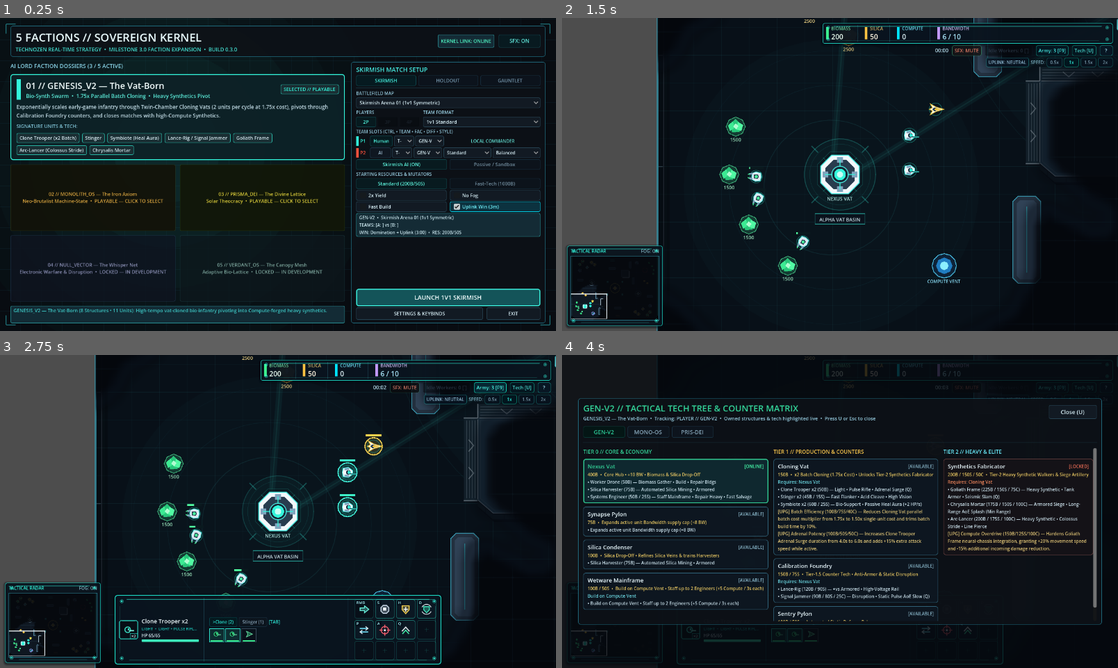
Above: before the commit, frames 1-4 (two rows, left to right).
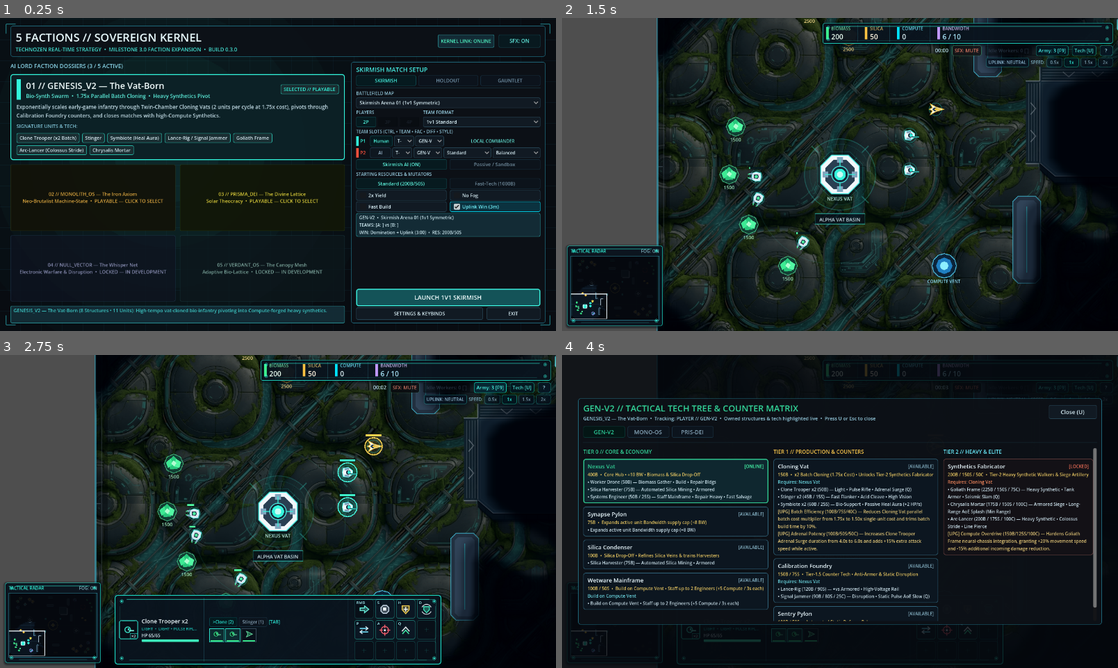
Above: after the commit, the same moments.

Repository: Sordot/5-factions
Game: Godot game, scene res://scenes/ui/main_menu.tscn
Same seed, same stepped clock (60 frames per second), same inputs: the game is played once before the commit and once after it.
Inputs:
- Up to frame 1 (0.25 s): no input
- Up to frame 2 (1.5 s): click "LAUNCH 1V1 SKIRMISH" at 0.5 s; click "SFX: ON" at 1.25 s
- Up to frame 3 (2.75 s): click "Army: 3 [F9]" at 2 s
- Up to frame 4 (4 s): click "Tech [U]" at 2.75 s; click "?" at 3.5 s

The runs differ from the first frame. In frame 2, 17% of the frame differs, in the area x 17-100%, y 0-100%; in frame 3, 13%; in frame 4, less than 0.1%.

Commit message:
5.0

Diff:
--- a/assets/shaders/fog_of_war.gdshader
+++ b/assets/shaders/fog_of_war.gdshader
@@ -4,9 +4,6 @@
 uniform vec2 arena_size = vec2(2600.0, 1900.0);
 uniform vec4 color_unexplored : source_color = vec4(0.015, 0.025, 0.045, 0.93);
 uniform vec4 color_explored : source_color = vec4(0.025, 0.045, 0.080, 0.48);
-uniform float grid_spacing_px = 96.0;
-uniform float grid_alpha = 0.055;
-uniform vec3 grid_tint : source_color = vec3(0.32, 0.72, 0.88);
 
 void fragment() {
 	vec2 texel = 1.0 / max(grid_size, vec2(1.0));
@@ -32,19 +29,5 @@
 	vec4 base_fog = mix(color_unexplored, color_explored, explored_t);
 	base_fog = mix(base_fog, vec4(0.0, 0.0, 0.0, 0.0), visible_t);
 
-	// Subtle Technozen tactical scan-grid restricted strictly to UNEXPLORED shroud.
-	float unexplored_mask = 1.0 - smoothstep(0.05, 0.36, smoothed.g);
-	if (unexplored_mask > 0.001) {
-		vec2 world_px = uv_c * arena_size;
-		vec2 cell_mod = mod(world_px, vec2(grid_spacing_px));
-		vec2 dist_to_line = min(cell_mod, vec2(grid_spacing_px) - cell_mod);
-		float line_x = 1.0 - smoothstep(0.5, 1.8, dist_to_line.x);
-		float line_y = 1.0 - smoothstep(0.5, 1.8, dist_to_line.y);
-		float grid_line = max(line_x, line_y);
-		float cross_dot = (1.0 - smoothstep(1.2, 3.2, length(dist_to_line))) * 0.65;
-		float pattern = clamp(grid_line * 0.65 + cross_dot, 0.0, 1.0) * unexplored_mask;
-		base_fog.rgb += grid_tint * (pattern * grid_alpha);
-	}
-
 	COLOR = base_fog;
 }
--- /dev/null
+++ b/assets/shaders/vat_basin_floor.gdshader
@@ -0,0 +1,81 @@
+shader_type canvas_item;
+
+// Seamless tiled floor shader for the Vat Basin (GENESIS_V2) biome.
+// Blends tiled samples with subtle world-space macro tonal & moss modulation
+// so repeated conduits and panels never read as an obvious grid across large arenas,
+// while staying strictly below HDR bloom threshold (1.0) for crisp unit readability.
+
+uniform sampler2D floor_tex : source_color, filter_linear_mipmap, repeat_enable;
+uniform vec2 arena_origin = vec2(-1300.0, -950.0);
+uniform vec2 arena_size = vec2(2600.0, 1900.0);
+uniform float tile_world_size = 512.0;
+
+uniform float brightness_scale = 0.42;
+uniform float contrast_gain = 0.92;
+uniform float saturation_scale = 0.78;
+uniform float macro_variation = 0.075;
+uniform vec3 shadow_tint : source_color = vec3(0.032, 0.068, 0.098);
+uniform vec3 moss_tint : source_color = vec3(0.055, 0.145, 0.095);
+uniform vec3 coolant_tint : source_color = vec3(0.065, 0.245, 0.275);
+
+float hash21(vec2 p) {
+	p = fract(p * vec2(123.34, 456.21));
+	p += dot(p, p + 45.32);
+	return fract(p.x * p.y);
+}
+
+float value_noise(vec2 p) {
+	vec2 i = floor(p);
+	vec2 f = fract(p);
+	vec2 u = f * f * (3.0 - 2.0 * f);
+	float a = hash21(i);
+	float b = hash21(i + vec2(1.0, 0.0));
+	float c = hash21(i + vec2(0.0, 1.0));
+	float d = hash21(i + vec2(1.0, 1.0));
+	return mix(mix(a, b, u.x), mix(c, d, u.x), u.y);
+}
+
+float fbm2(vec2 p) {
+	float v = value_noise(p) * 0.65;
+	v += value_noise(p * 2.03 + vec2(17.1, 31.7)) * 0.35;
+	return v;
+}
+
+void fragment() {
+	vec2 world_pos = arena_origin + UV * arena_size;
+	float inv_tile = 1.0 / max(tile_world_size, 64.0);
+	vec2 tile_uv = world_pos * inv_tile;
+
+	// Primary crisp tiled sample (repeat_enable prevents edge clamping).
+	vec3 tex_col = texture(floor_tex, tile_uv).rgb;
+
+	// Low-frequency world-space macro noise for organic anti-repetition modulation.
+	float n_macro = fbm2(world_pos * 0.00135 + vec2(3.1, 7.4));
+	float n_moss = fbm2(world_pos * 0.00215 + vec2(19.7, 11.3));
+	float n_detail = value_noise(world_pos * 0.0048 + vec2(5.2, 23.8));
+
+	// Subtle secondary rotated mip-softened sample blended lightly only for organic tonal break-up.
+	vec2 rot_uv = vec2(-world_pos.y, world_pos.x) * (inv_tile * 0.73) + vec2(0.37, 0.61);
+	vec3 soft_var = textureLod(floor_tex, rot_uv, 2.5).rgb;
+	tex_col = mix(tex_col, soft_var, 0.08 * smoothstep(0.35, 0.85, n_moss));
+
+	// Detect moss (green-dominant) and aqua coolant conduits (cyan/blue-dominant) to grade cleanly.
+	float lum = dot(tex_col, vec3(0.299, 0.587, 0.114));
+	float moss_mask = clamp((tex_col.g - max(tex_col.r, tex_col.b) * 0.92) * 3.2, 0.0, 1.0);
+	float coolant_mask = clamp((min(tex_col.g, tex_col.b) - tex_col.r * 1.15) * 3.0, 0.0, 1.0);
+
+	// Controlled saturation & contrast grading for strong RTS figure-ground separation.
+	vec3 graded = mix(vec3(lum), tex_col, saturation_scale);
+	graded = (graded - 0.5) * contrast_gain + 0.5;
+	graded = max(graded, vec3(0.0));
+	graded = mix(shadow_tint, graded, 0.86) * brightness_scale;
+
+	// Apply smooth ~6-8% world-space tonal and moss/coolant warmth drift.
+	float tone_shift = 1.0 + ((n_macro - 0.5) * 2.0 * macro_variation) + ((n_detail - 0.5) * 0.035);
+	graded *= tone_shift;
+	graded = mix(graded, graded + moss_tint * 0.22, moss_mask * smoothstep(0.38, 0.78, n_moss));
+	graded = mix(graded, graded + coolant_tint * 0.24, coolant_mask * (0.45 + 0.55 * n_macro));
+
+	// Keep output strictly in dark SDR range (< 0.72) so terrain never triggers HDR bloom.
+	COLOR = vec4(clamp(graded, vec3(0.012, 0.024, 0.036), vec3(0.68)), 1.0);
+}
--- a/project.godot
+++ b/project.godot
@@ -257,3 +257,4 @@
 [rendering]
 
 rendering_device/driver.windows="d3d12"
+viewport/hdr_2d=true
--- a/scenes/maps/skirmish_arena_01.tscn
+++ b/scenes/maps/skirmish_arena_01.tscn
@@ -44,7 +44,21 @@
 parsed_geometry_type = 1
 agent_radius = 24.0
 
+[sub_resource type="Environment" id="Environment_hdr_bloom"]
+background_mode = 3
+background_canvas_max_layer = 0
+glow_enabled = true
+glow_intensity = 0.32
+glow_strength = 0.88
+glow_bloom = 0.12
+glow_blend_mode = 1
+glow_hdr_threshold = 1.12
+glow_hdr_scale = 1.6
+
 [node name="SkirmishArena01" type="Node2D"]
+
+[node name="WorldEnvironment" type="WorldEnvironment" parent="."]
+environment = SubResource("Environment_hdr_bloom")
 
 [node name="EconomyManager" type="Node" parent="."]
 script = ExtResource("10_econ_mgr")
--- a/scenes/maps/skirmish_arena_02.tscn
+++ b/scenes/maps/skirmish_arena_02.tscn
@@ -45,7 +45,21 @@
 parsed_geometry_type = 1
 agent_radius = 24.0
 
+[sub_resource type="Environment" id="Environment_hdr_bloom"]
+background_mode = 3
+background_canvas_max_layer = 0
+glow_enabled = true
+glow_intensity = 0.32
+glow_strength = 0.88
+glow_bloom = 0.12
+glow_blend_mode = 1
+glow_hdr_threshold = 1.12
+glow_hdr_scale = 1.6
+
 [node name="SkirmishArena02" type="Node2D"]
+
+[node name="WorldEnvironment" type="WorldEnvironment" parent="."]
+environment = SubResource("Environment_hdr_bloom")
 
 [node name="EconomyManager" type="Node" parent="."]
 script = ExtResource("10_econ_mgr")
--- a/scenes/maps/skirmish_arena_03.tscn
+++ b/scenes/maps/skirmish_arena_03.tscn
@@ -45,7 +45,21 @@
 parsed_geometry_type = 1
 agent_radius = 24.0
 
+[sub_resource type="Environment" id="Environment_hdr_bloom"]
+background_mode = 3
+background_canvas_max_layer = 0
+glow_enabled = true
+glow_intensity = 0.32
+glow_strength = 0.88
+glow_bloom = 0.12
+glow_blend_mode = 1
+glow_hdr_threshold = 1.12
+glow_hdr_scale = 1.6
+
 [node name="SkirmishArena03" type="Node2D"]
+
+[node name="WorldEnvironment" type="WorldEnvironment" parent="."]
+environment = SubResource("Environment_hdr_bloom")
 
 [node name="EconomyManager" type="Node" parent="."]
 script = ExtResource("10_econ_mgr")
--- a/scenes/maps/skirmish_arena_04.tscn
+++ b/scenes/maps/skirmish_arena_04.tscn
@@ -45,7 +45,21 @@
 parsed_geometry_type = 1
 agent_radius = 24.0
 
+[sub_resource type="Environment" id="Environment_hdr_bloom"]
+background_mode = 3
+background_canvas_max_layer = 0
+glow_enabled = true
+glow_intensity = 0.32
+glow_strength = 0.88
+glow_bloom = 0.12
+glow_blend_mode = 1
+glow_hdr_threshold = 1.12
+glow_hdr_scale = 1.6
+
 [node name="SkirmishArena04" type="Node2D"]
+
+[node name="WorldEnvironment" type="WorldEnvironment" parent="."]
+environment = SubResource("Environment_hdr_bloom")
 
 [node name="EconomyManager" type="Node" parent="."]
 script = ExtResource("10_econ_mgr")
--- a/scenes/maps/skirmish_arena_procedural.tscn
+++ b/scenes/maps/skirmish_arena_procedural.tscn
@@ -33,7 +33,21 @@
 parsed_geometry_type = 1
 agent_radius = 24.0
 
+[sub_resource type="Environment" id="Environment_hdr_bloom"]
+background_mode = 3
+background_canvas_max_layer = 0
+glow_enabled = true
+glow_intensity = 0.32
+glow_strength = 0.88
+glow_bloom = 0.12
+glow_blend_mode = 1
+glow_hdr_threshold = 1.12
+glow_hdr_scale = 1.6
+
 [node name="SkirmishArenaProcedural" type="Node2D"]
+
+[node name="WorldEnvironment" type="WorldEnvironment" parent="."]
+environment = SubResource("Environment_hdr_bloom")
 
 [node name="ProceduralArenaGenerator" type="Node" parent="."]
 script = ExtResource("25_proc_gen")
--- a/scripts/world/high_ground_plateau.gd
+++ b/scripts/world/high_ground_plateau.gd
@@ -213,7 +213,8 @@
 		return
 
 	var drop: Vector2 = Vector2(0.0, cliff_drop_height)
-	var shadow_col: Color = Color(0.02, 0.03, 0.05, 0.58)
+	var shadow_col: Color = Color(0.02, 0.03, 0.05, 0.48)
+	var shadow_outer_col: Color = Color(0.015, 0.025, 0.04, 0.26)
 	var wall_dark: Color = biome_tint.darkened(0.56)
 	wall_dark.a = 0.98
 	var wall_stripe: Color = biome_tint.darkened(0.72)
@@ -223,11 +224,15 @@
 	if rim_highlight_override.a <= 0.01:
 		rim_hi.a = 0.85
 
-	# 1. Soft ground shadow beneath plateau footprint
+	# 1. Soft two-pass grounded shadow beneath plateau footprint
+	var shadow_outer: PackedVector2Array = PackedVector2Array()
 	var shadow_poly: PackedVector2Array = PackedVector2Array()
+	shadow_outer.resize(plateau_polygon.size())
 	shadow_poly.resize(plateau_polygon.size())
 	for i: int in range(plateau_polygon.size()):
+		shadow_outer[i] = plateau_polygon[i] + Vector2(5.5, cliff_drop_height + 9.0)
 		shadow_poly[i] = plateau_polygon[i] + Vector2(3.0, cliff_drop_height + 5.0)
+	draw_colored_polygon(shadow_outer, shadow_outer_col)
 	draw_colored_polygon(shadow_poly, shadow_col)
 
 	# 2. Dropped cliff-wall extrusions on bottom/side-facing non-ramp edges
--- a/scripts/world/map_biome_backdrop.gd
+++ b/scripts/world/map_biome_backdrop.gd
@@ -5,13 +5,37 @@
 ## Renders distinct, dark, low-contrast tactical floor treatments strictly below
 ## BattleScarsOverlay, landmarks, terrain obstacles, units, and Fog of War.
 
-@export var biome_id: StringName = &"vat_basin"
-@export var arena_bounds: Rect2 = Rect2(-1300.0, -950.0, 2600.0, 1900.0)
+const VAT_BASIN_DEFAULT_TEXTURE_PATH: String = "res://assets/textures/biomes/vat_basin_ground.png"
+const VAT_BASIN_FLOOR_SHADER: Shader = preload("res://assets/shaders/vat_basin_floor.gdshader")
+
+@export var biome_id: StringName = &"vat_basin":
+	set(value):
+		biome_id = value
+		if is_inside_tree():
+			_sync_textured_floor_layer()
+			queue_redraw()
+@export var arena_bounds: Rect2 = Rect2(-1300.0, -950.0, 2600.0, 1900.0):
+	set(value):
+		arena_bounds = value
+		if is_inside_tree():
+			_sync_textured_floor_layer()
+			queue_redraw()
+@export var vat_basin_texture: Texture2D = null:
+	set(value):
+		vat_basin_texture = value
+		_vat_texture_loaded = true
+		if is_inside_tree():
+			_sync_textured_floor_layer()
+			queue_redraw()
+@export var vat_basin_tile_world_size: float = 512.0
 
 var _spawn_pts: Array[Vector2] = []
 var _uplink_pt: Vector2 = Vector2.ZERO
 var _barricade_pts: Array[Dictionary] = [] # {"pos": Vector2, "rot": float}
 var _anchors_collected: bool = false
+var _vat_texture_loaded: bool = false
+var _textured_floor_rect: ColorRect = null
+var _textured_floor_mat: ShaderMaterial = null
 
 
 func _ready() -> void:
@@ -20,13 +44,61 @@
 	set_physics_process(false)
 	_sync_bounds_from_nav_region()
 	_collect_dynamic_anchors()
+	_sync_textured_floor_layer()
 	queue_redraw()
 
 
 func refresh_anchors() -> void:
 	_sync_bounds_from_nav_region()
 	_collect_dynamic_anchors()
+	_sync_textured_floor_layer()
 	queue_redraw()
+
+
+func _resolve_vat_basin_texture() -> Texture2D:
+	if vat_basin_texture != null:
+		return vat_basin_texture
+	if _vat_texture_loaded:
+		return null
+	_vat_texture_loaded = true
+	if ResourceLoader.exists(VAT_BASIN_DEFAULT_TEXTURE_PATH):
+		vat_basin_texture = ResourceLoader.load(VAT_BASIN_DEFAULT_TEXTURE_PATH) as Texture2D
+	return vat_basin_texture
+
+
+func _has_active_vat_basin_texture() -> bool:
+	return biome_id == &"vat_basin" and _resolve_vat_basin_texture() != null and VAT_BASIN_FLOOR_SHADER != null
+
+
+func _sync_textured_floor_layer() -> void:
+	var use_tex: bool = _has_active_vat_basin_texture()
+	if not use_tex:
+		if _textured_floor_rect != null and is_instance_valid(_textured_floor_rect):
+			_textured_floor_rect.visible = false
+		return
+
+	if _textured_floor_rect == null or not is_instance_valid(_textured_floor_rect):
+		_textured_floor_rect = ColorRect.new()
+		_textured_floor_rect.name = "VatBasinTexturedFloor"
+		_textured_floor_rect.z_as_relative = true
+		_textured_floor_rect.z_index = -1
+		_textured_floor_rect.mouse_filter = Control.MOUSE_FILTER_IGNORE
+		_textured_floor_rect.texture_filter = CanvasItem.TEXTURE_FILTER_LINEAR_WITH_MIPMAPS
+		_textured_floor_rect.texture_repeat = CanvasItem.TEXTURE_REPEAT_ENABLED
+		_textured_floor_rect.color = Color.WHITE
+		_textured_floor_mat = ShaderMaterial.new()
+		_textured_floor_mat.shader = VAT_BASIN_FLOOR_SHADER
+		_textured_floor_rect.material = _textured_floor_mat
+		add_child(_textured_floor_rect)
+
+	_textured_floor_rect.visible = true
+	_textured_floor_rect.position = arena_bounds.position
+	_textured_floor_rect.size = arena_bounds.size
+	if _textured_floor_mat != null:
+		_textured_floor_mat.set_shader_parameter("floor_tex", _resolve_vat_basin_texture())
+		_textured_floor_mat.set_shader_parameter("arena_origin", arena_bounds.position)
+		_textured_floor_mat.set_shader_parameter("arena_size", arena_bounds.size)
+		_textured_floor_mat.set_shader_parameter("tile_world_size", maxf(128.0, vat_basin_tile_world_size))
 
 
 func _collect_dynamic_anchors() -> void:
@@ -97,19 +169,32 @@
 	var min_y: float = b.position.y
 	var max_y: float = b.end.y
 
-	# 1. Base bio-basin deck fill
-	draw_rect(b, Color.html("#081018"), true)
+	var has_textured_floor: bool = _has_active_vat_basin_texture()
+
+	# 1. Base bio-basin deck fill (skipped when seamless vat_basin_ground.png shader layer is active)
+	if not has_textured_floor:
+		draw_rect(b, Color.html("#081018"), true)
 
 	var bases: Array[Vector2] = _get_spawn_points_or_fallback([Vector2(-900.0, 560.0), Vector2(900.0, -560.0)])
 	var center_pt: Vector2 = _uplink_pt
 
-	# 2. Soft recessed basin gradient rings (very low alpha so units pop)
-	draw_circle(center_pt, 620.0, Color(0.06, 0.17, 0.22, 0.14))
-	draw_circle(center_pt, 390.0, Color(0.08, 0.24, 0.28, 0.11))
+	# 2. Soft recessed basin gradient washes (gentle atmospheric anchor over textured floor)
+	var wash_scale: float = 0.45 if has_textured_floor else 1.0
+	draw_circle(center_pt, 560.0 if has_textured_floor else 620.0, Color(0.04, 0.14, 0.18, 0.14 * wash_scale))
+	draw_circle(center_pt, 320.0 if has_textured_floor else 390.0, Color(0.06, 0.20, 0.25, 0.11 * wash_scale))
 	for base_pt: Vector2 in bases:
-		draw_circle(base_pt, 340.0, Color(0.06, 0.20, 0.24, 0.12))
-
-	# 3. Orthogonal laboratory grid: 64px faint minor / 128px subtle major
+		draw_circle(base_pt, 290.0 if has_textured_floor else 340.0, Color(0.04, 0.16, 0.20, 0.12 * wash_scale))
+
+	if has_textured_floor:
+		# Keep textured Vat Basin floor clean: skip clashing vector grid lines & diagonal conduit lines,
+		# retaining only a subtle tactical ring around the central Hyper-Uplink and each spawn pad.
+		var soft_ring: Color = Color(0.26, 0.84, 0.80, 0.095)
+		draw_arc(center_pt, 165.0, 0.0, TAU, 64, soft_ring, 1.3, true)
+		for base_center: Vector2 in bases:
+			draw_arc(base_center, 175.0, 0.0, TAU, 48, soft_ring, 1.3, true)
+		return
+
+	# 3. Procedural Fallback — Orthogonal laboratory grid (64px minor / 128px major)
 	var minor_col: Color = Color(0.20, 0.56, 0.62, 0.055)
 	var major_col: Color = Color(0.24, 0.68, 0.72, 0.095)
 	var x: float = ceilf(min_x / 64.0) * 64.0
@@ -123,7 +208,7 @@
 		draw_line(Vector2(min_x, y), Vector2(max_x, y), major_col if is_major_y else minor_col, 1.0)
 		y += 64.0
 
-	# 4. Faint diagonal bio-conduit channels connecting each real spawn base -> plaza
+	# 4. Procedural Fallback — Faint diagonal bio-conduit channels connecting each spawn base -> plaza
 	var conduit_outer: Color = Color(0.14, 0.64, 0.60, 0.085)
 	var conduit_core: Color = Color(0.28, 0.88, 0.76, 0.095)
 	for base_pt: Vector2 in bases:
@@ -143,7 +228,7 @@
 			draw_polyline(packed_f, conduit_outer, 14.0, true)
 			draw_polyline(packed_f, conduit_core, 2.0, true)
 
-	# 5. Concentric topographic basin contour rings around central Hyper-Uplink
+	# 5. Procedural Fallback — Concentric topographic basin contour rings around central Hyper-Uplink
 	var contour_col: Color = Color(0.26, 0.78, 0.76, 0.11)
 	var contour_faint: Color = Color(0.22, 0.68, 0.70, 0.075)
 	for rad: float in [150.0, 250.0, 360.0, 490.0, 640.0]:
@@ -154,7 +239,7 @@
 			var dir: Vector2 = Vector2.from_angle(ang)
 			draw_line(center_pt + dir * (rad - 6.0), center_pt + dir * (rad + 6.0), col, 1.2)
 
-	# 6. Circular pad contours around each actual spawn base (+ classic NW/SE pads on static fallback)
+	# 6. Procedural Fallback — Circular pad contours around each actual spawn base (+ classic NW/SE pads)
 	for base_center: Vector2 in bases:
 		draw_arc(base_center, 155.0, 0.0, TAU, 48, contour_col, 1.5, true)
 		draw_arc(base_center, 235.0, 0.0, TAU, 56, contour_faint, 1.2, true)
--- a/ui/overlays/entity_visuals.gd
+++ b/ui/overlays/entity_visuals.gd
@@ -35,6 +35,8 @@
 var _idle_redraw_acc: float = 0.0
 var _mirror_check_cache: int = -1
 var _last_zoom_halo_state: bool = false
+var _shadow_outer_scratch: PackedVector2Array = PackedVector2Array()
+var _shadow_inner_scratch: PackedVector2Array = PackedVector2Array()
 
 
 static func _ensure_renderers() -> void:
@@ -330,18 +332,47 @@
 	return _draw_ctx
 
 
+func _draw_unit_contact_shadow() -> void:
+	if _owner_unit == null or not is_instance_valid(_owner_unit) or _owner_unit.is_dead:
+		return
+	var rad: float = _owner_unit.data.collision_radius if _owner_unit.data != null else 15.0
+	var body_rot: float = _owner_unit.body_visual.rotation if _owner_unit.body_visual != null else 0.0
+	var is_elevated: bool = _unit_elevation > 0
+	var outer_off: Vector2 = (Vector2(3.5, 6.2) if is_elevated else Vector2(2.0, 3.6)).rotated(-body_rot)
+	var inner_off: Vector2 = (Vector2(2.2, 4.2) if is_elevated else Vector2(1.2, 2.2)).rotated(-body_rot)
+	var outer_r: float = rad * (1.12 if is_elevated else 1.04)
+	var inner_r: float = rad * (0.86 if is_elevated else 0.80)
+	draw_circle(outer_off, outer_r, Color(0.015, 0.025, 0.04, 0.26 if is_elevated else 0.24))
+	draw_circle(inner_off, inner_r, Color(0.01, 0.02, 0.035, 0.24 if is_elevated else 0.22))
+
+
+func _draw_building_contact_shadow(hull_poly: PackedVector2Array) -> void:
+	var n: int = hull_poly.size()
+	if n < 3:
+		return
+	if _shadow_outer_scratch.size() != n:
+		_shadow_outer_scratch.resize(n)
+	if _shadow_inner_scratch.size() != n:
+		_shadow_inner_scratch.resize(n)
+	var outer_off: Vector2 = Vector2(4.5, 7.0)
+	var inner_off: Vector2 = Vector2(2.4, 4.0)
+	for i: int in range(n):
+		var v: Vector2 = hull_poly[i]
+		_shadow_outer_scratch[i] = v * 1.06 + outer_off
+		_shadow_inner_scratch[i] = v * 1.01 + inner_off
+	draw_colored_polygon(_shadow_outer_scratch, Color(0.012, 0.022, 0.035, 0.22))
+	draw_colored_polygon(_shadow_inner_scratch, Color(0.01, 0.018, 0.03, 0.26))
+
+
 func _draw() -> void:
 	var p: Dictionary = _get_palette()
 	var ctx: Dictionary = _fill_draw_ctx(p)
 	_refresh_cached_renderer()
+	if mode == Mode.UNIT:
+		_draw_unit_contact_shadow()
 	_draw_hover_ring()
 	_draw_marquee_preview_ring()
 	if mode == Mode.UNIT:
-		if _unit_elevation > 0 and _owner_unit != null and is_instance_valid(_owner_unit) and not _owner_unit.is_dead:
-			if entity_type_id != &"titan_strider" and not String(entity_type_id).contains("strider"):
-				var rad: float = _owner_unit.data.collision_radius if _owner_unit.data != null else 15.0
-				var shadow_off: Vector2 = Vector2(2.0, 5.0).rotated(-_owner_unit.body_visual.rotation) if _owner_unit.body_visual != null else Vector2(2.0, 5.0)
-				draw_circle(shadow_off, rad * 0.92, Color(0.02, 0.03, 0.05, 0.34))
 		if _owner_unit != null and is_instance_valid(_owner_unit) and not _owner_unit.is_dead:
 			var cam_d: Camera2D = get_viewport().get_camera_2d() if is_inside_tree() else null
 			var cam_zoom: float = cam_d.zoom.x if cam_d != null else 1.0
@@ -475,6 +506,8 @@
 		_draw_building_blueprint(hull_poly, progress, p)
 		return
 
+	_draw_building_contact_shadow(hull_poly)
+
 	if _cached_renderer != null:
 		_cached_renderer.draw_building(self, entity_type_id, _owner_building, hull_poly, ctx)
 	else:
Not shown, added: assets/shaders/vat_basin_floor.gdshader.uid
Binary file added: assets/textures/biomes/vat_basin_ground.png
Not shown, added: assets/textures/biomes/vat_basin_ground.png.import
Not shown: 1 places in scenes/maps/skirmish_arena_01.tscn that only renumber resources
Not shown: 1 places in scenes/maps/skirmish_arena_02.tscn that only renumber resources
Not shown: 1 places in scenes/maps/skirmish_arena_03.tscn that only renumber resources
Not shown: 1 places in scenes/maps/skirmish_arena_04.tscn that only renumber resources
Not shown: 1 places in scenes/maps/skirmish_arena_procedural.tscn that only renumber resources
Not shown, added: docs/agy_plans/phase2/5_0_vat_basin_visual_overhaul.md
